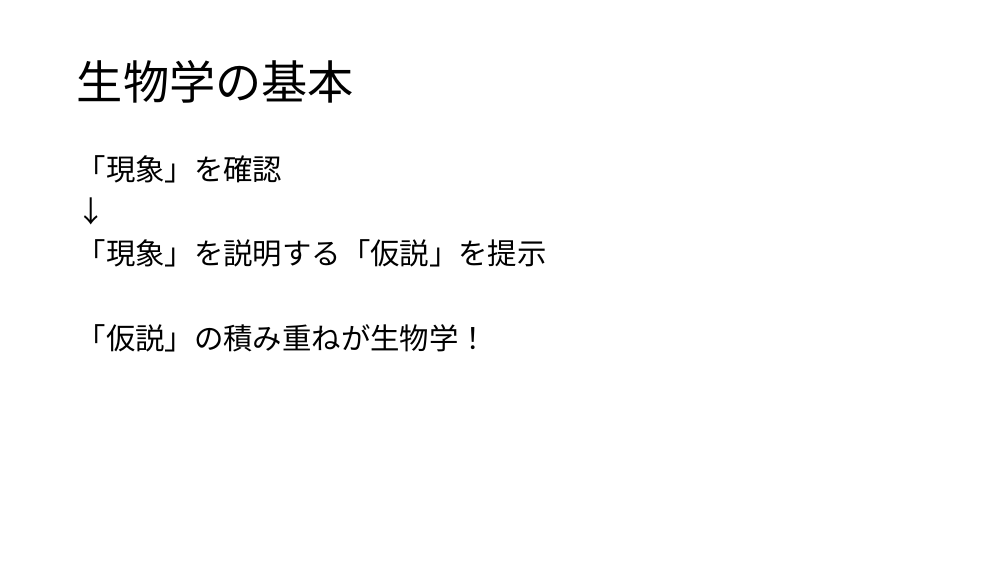
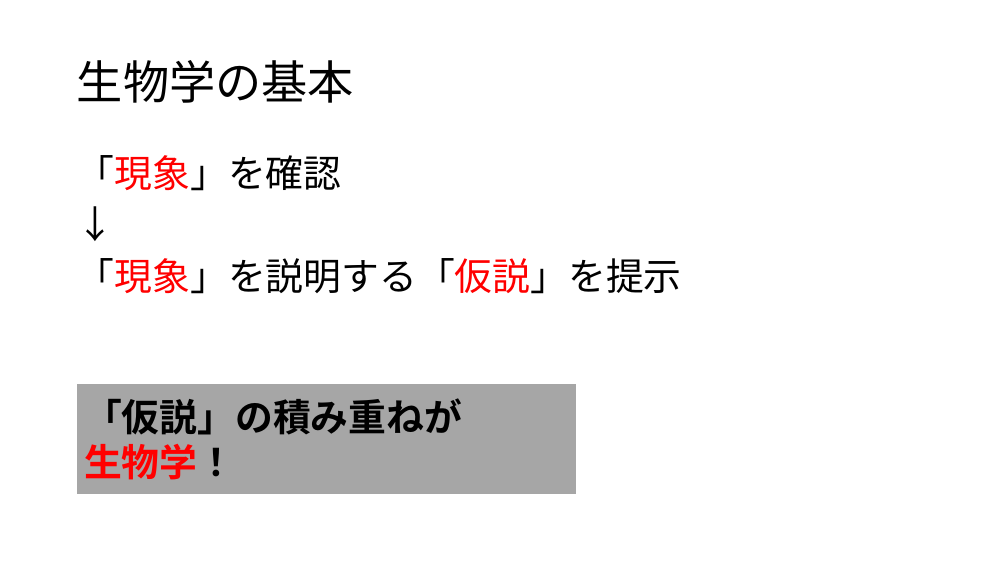
Before and after one commit to tttaaaa/Work, a slide deck: slide 5 of seminare/math_cafe/20170225/CrystalBasisModel.pptx. Drawn at 1008x567 pixels with LibreOffice and Linux fonts; fonts in the diff are those of the drawing. Boxes give left, top, right and bottom in pixels: in the first picture for what was removed or moved away, otherwise in the second. Text is boxed around its words. In the diff, an @@ line names an element or a change of style, - is before the commit and + after.

```diff
--- a/seminare/math_cafe/20170225/CrystalBasisModel.pptx
+++ b/seminare/math_cafe/20170225/CrystalBasisModel.pptx
@@ text "「現象」を確認" at [77, 155, 682, 294]: size 28 to 36 pt; text colour #000000 to #FF0000 in "「現象」を確認", "「現象」を説明する「仮説」を提示" @@
@@ text at [77, 324, 488, 352]: paragraph removed @@
-「仮説」の積み重ねが生物学！
@@ rectangle added at [76, 383, 577, 495], fill #A6A6A6, outline #FFFFFF 1 pt, 36 pt, text #000000, bold @@
+「仮説」の積み重ねが
+生物学！
```
Also in this commit, not shown: 4 other slides changed, 1 slide added, 5 other files.
